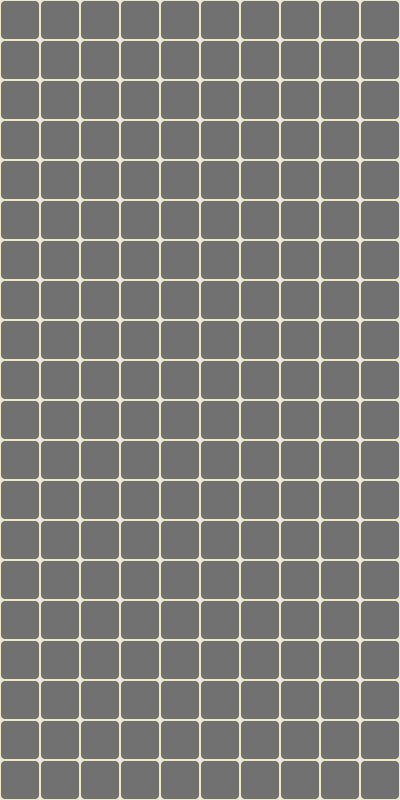
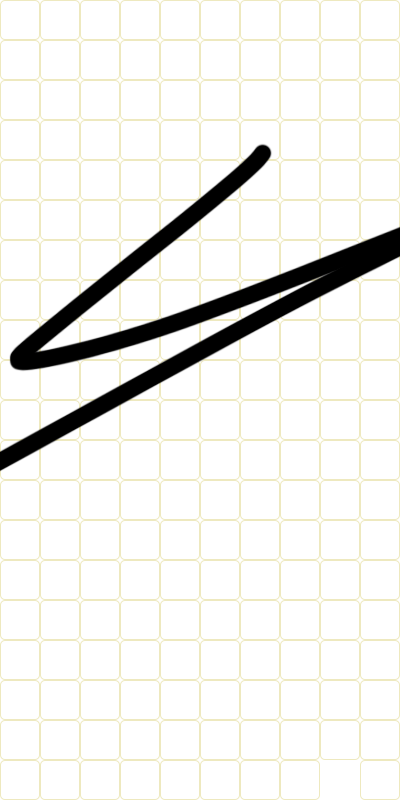
Before/after of a (400, 800) layered artwork. What changed in the layer stack:
moved "사각형 1 복사 10" (1st of 41, in "그룹 1") into group "그룹 1", painted on it over bbox(320, 760, 360, 800)
moved "사각형 1 복사 10" (2nd of 41, in "그룹 1") into group "그룹 1", painted on it over bbox(280, 760, 320, 800)
moved "사각형 1 복사 10" (3rd of 41, in "그룹 1") into group "그룹 1", painted on it over bbox(240, 760, 280, 800)
moved "사각형 1 복사 10" (4th of 41, in "그룹 1") into group "그룹 1", painted on it over bbox(200, 760, 240, 800)
moved "사각형 1 복사 10" (5th of 41, in "그룹 1") into group "그룹 1", painted on it over bbox(160, 760, 200, 800)
moved "사각형 1 복사 10" (6th of 41, in "그룹 1") into group "그룹 1", painted on it over bbox(120, 760, 160, 800)
moved "사각형 1 복사 10" (7th of 41, in "그룹 1") into group "그룹 1", painted on it over bbox(80, 760, 120, 800)
moved "사각형 1 복사 10" (8th of 41, in "그룹 1") into group "그룹 1", painted on it over bbox(40, 760, 80, 800)
moved "사각형 1 복사 10" (9th of 41, in "그룹 1") into group "그룹 1", painted on it over bbox(0, 760, 40, 800)
moved "사각형 1 복사 10" (10th of 41, in "그룹 1") into group "그룹 1", painted on it over bbox(360, 720, 400, 760)
moved "사각형 1 복사 10" (11th of 41, in "그룹 1") into group "그룹 1", painted on it over bbox(320, 720, 360, 760)
moved "사각형 1 복사 10" (12th of 41, in "그룹 1") into group "그룹 1", painted on it over bbox(280, 720, 320, 760)
moved "사각형 1 복사 10" (13th of 41, in "그룹 1") into group "그룹 1", painted on it over bbox(240, 720, 280, 760)
moved "사각형 1 복사 10" (14th of 41, in "그룹 1") into group "그룹 1", painted on it over bbox(200, 720, 240, 760)
moved "사각형 1 복사 10" (15th of 41, in "그룹 1") into group "그룹 1", painted on it over bbox(160, 720, 200, 760)
moved "사각형 1 복사 10" (16th of 41, in "그룹 1") into group "그룹 1", painted on it over bbox(120, 720, 160, 760)
moved "레이어 1" above "사각형 1 복사 10", painted on it over bbox(0, 0, 400, 800)
painted on "사각형 1 복사 10" (41st of 41) over bbox(0, 0, 400, 800)
…and 183 more changes (183 painted, 183 stack)
